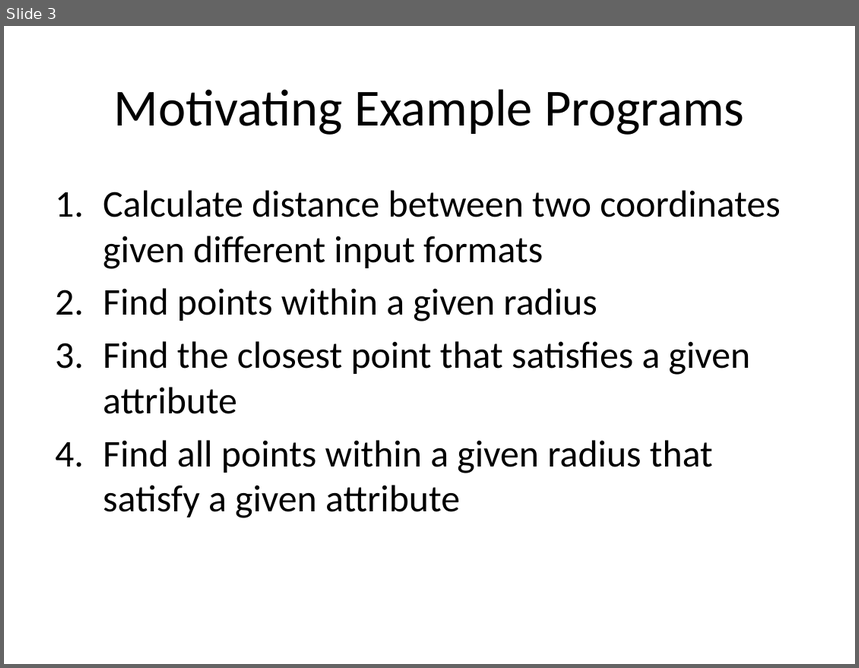
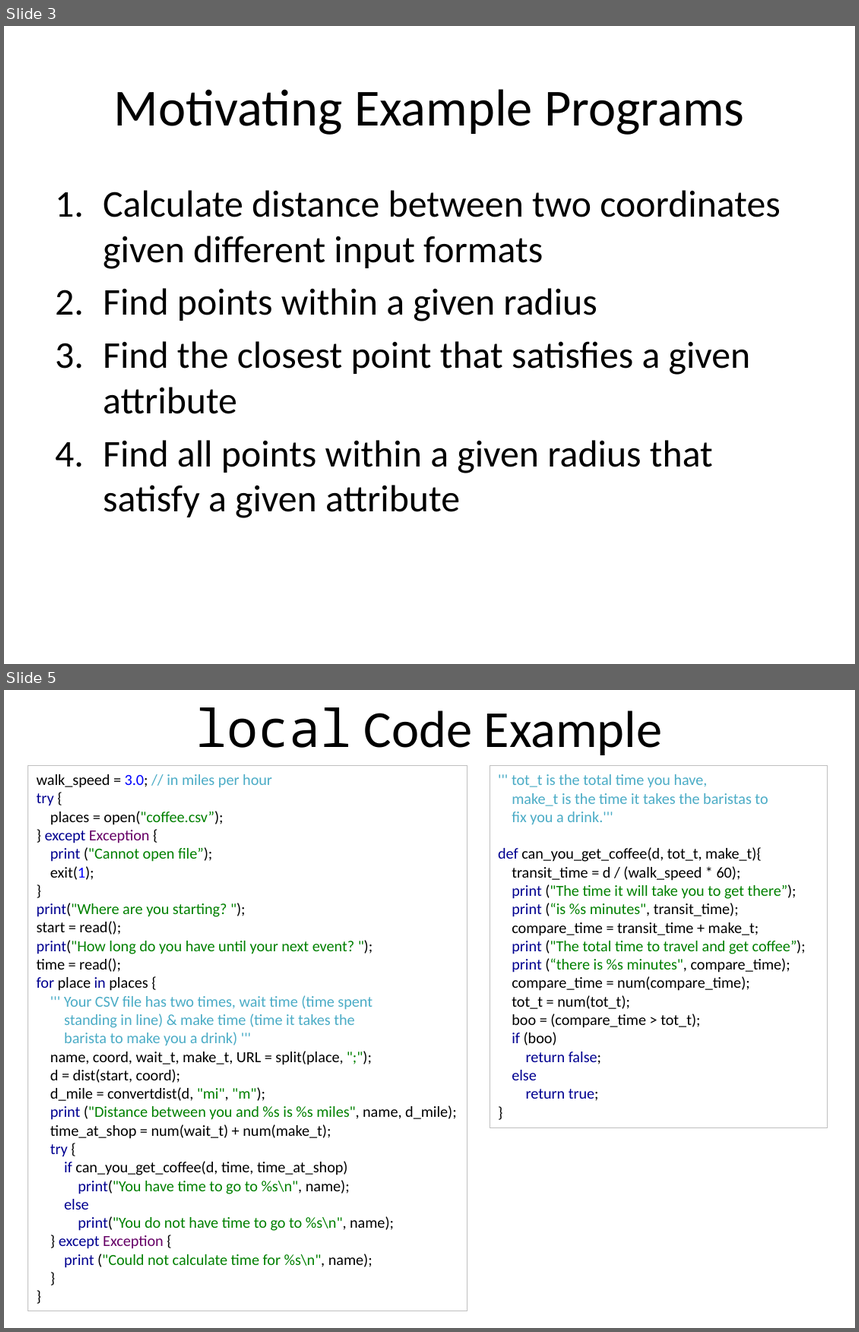
Before and after one commit to hi-itsnee/the-local-programming-language, a slide deck: docs/local_present.pptx. Shown one above the other, each under a label of ours: slide 3 before the commit, slides 3 and 5 after it; the slides between them are not shown. The pictures are 859x668 and 859x1332 pixels, drawn with LibreOffice and Linux fonts; fonts in the diff are those of the drawing. Boxes give left, top, right and bottom in pixels: in the first picture for what was removed or moved away, otherwise in the second. Text is boxed around its words. In the diff, an @@ line names an element or a change of style, - is before the commit and + after.

```diff
--- a/docs/local_present.pptx
+++ b/docs/local_present.pptx
@@ slide 5 added at (x1=4, y1=690, x2=855, y2=1328), background #FFFFFF @@
@@ title added at (x1=196, y1=707, x2=663, y2=755), 44 pt, text #000000 @@
+local Code Example
@@ text added at (x1=28, y1=766, x2=467, y2=1312), outline #BFBFBF 0.75 pt, 13 pt, text #000000 @@
+walk_speed = 3.0; // in miles per hour
+try {
+places = open("coffee.csv”);
+} except Exception {
+print ("Cannot open file”);
+exit(1);
+}
+print("Where are you starting? ");
+start = read();
+print("How long do you have until your next event? ");
+time = read();
+for place in places {
+''' Your CSV file has two times, wait time (time spent
+standing in line) & make time (time it takes the
+barista to make you a drink) '''
+name, coord, wait_t, make_t, URL = split(place, ";");
+d = dist(start, coord);
+d_mile = convertdist(d, "mi", "m");
+print ("Distance between you and %s is %s miles", name, d_mile);
+time_at_shop = num(wait_t) + num(make_t);
+try {
+if can_you_get_coffee(d, time, time_at_shop)
+print("You have time to go to %s\n", name);
+else
+print("You do not have time to go to %s\n", name);
+} except Exception {
+print ("Could not calculate time for %s\n", name);
+}
+}
@@ rectangle added at (x1=490, y1=766, x2=828, y2=1129), outline #BFBFBF 0.75 pt, 13 pt, text #000000 @@
+''' tot_t is the total time you have,
+make_t is the time it takes the baristas to
+fix you a drink.'''
+def can_you_get_coffee(d, tot_t, make_t){
+transit_time = d / (walk_speed * 60);
+print ("The time it will take you to get there”);
+print (“is %s minutes", transit_time);
+compare_time = transit_time + make_t;
+print ("The total time to travel and get coffee”);
+print (“there is %s minutes", compare_time);
+compare_time = num(compare_time);
+tot_t = num(tot_t);
+boo = (compare_time > tot_t);
+if (boo)
+return false;
+else
+return true;
+}
```
Also in this commit, not shown: 1 slide changed, 1 slide removed.
